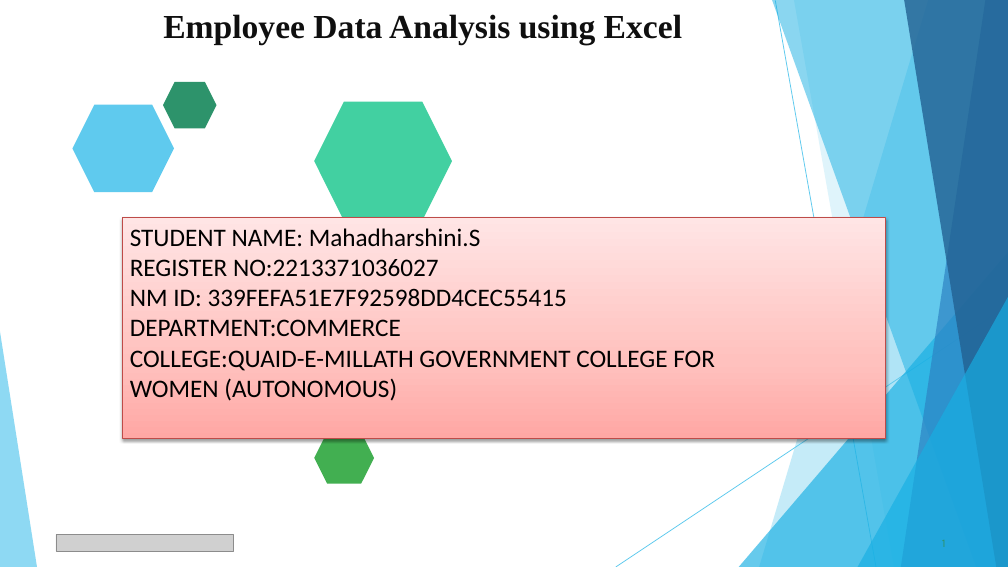
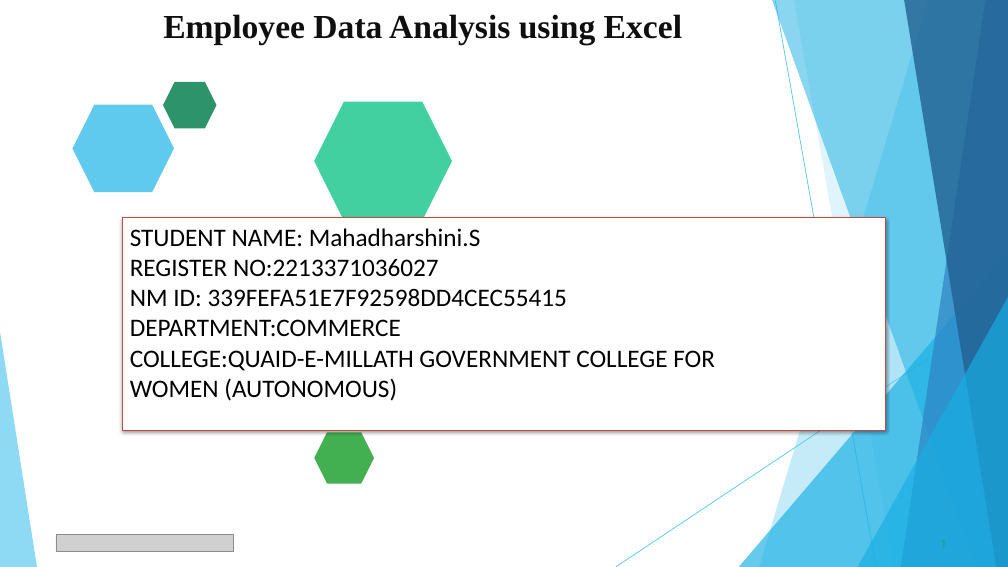
Before and after one commit to Maha-creator-ui/TNSDC-DATA-ANALYSIS, a slide deck: slide 1 of MAHADHARSHINI TNSDC PPT.pptx. Drawn at 1008x567 pixels with LibreOffice and Linux fonts; fonts in the diff are those of the drawing; grey boxes stand for pictures. Boxes give left, top, right and bottom in pixels: in the first picture for what was removed or moved away, otherwise in the second. Text is boxed around its words. In the diff, an @@ line names an element or a change of style, - is before the commit and + after.

```diff
--- a/MAHADHARSHINI TNSDC PPT.pptx
+++ b/MAHADHARSHINI TNSDC PPT.pptx
@@ rectangle "STUDENT NAME: Mahadharshini.S": place and size @@
-rectangle "STUDENT NAME: Mahadharshini.S" at [123,217,886,439]
+rectangle "STUDENT NAME: Mahadharshini.S" at [123,217,886,430]
@@ rectangle "STUDENT NAME: Mahadharshini.S" at [123,217,886,430]: fill gradient #FFA6A5 to #FFC0BF to #FFE7E7 to #FFFFFF @@
```
Also in this commit, not shown: 9 other slides changed.
